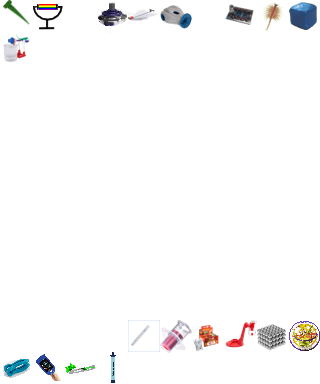
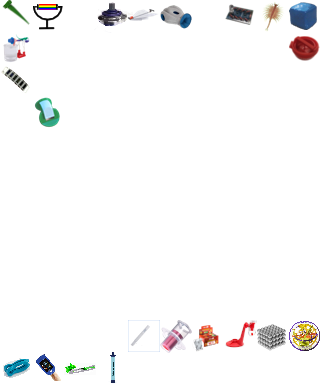
Revision of a layered 320 x 384 image; what changed, layer by layer:
added layer "66_Nasenflöte" above "55_Thermometerband" over [1, 66, 60, 128]
added layer "55_Thermometerband" above "54_Gefüllte Burger" over [1, 36, 320, 128]
added layer "54_Gefüllte Burger" above "Gadget 50 Cartesische Taucher" over [289, 36, 320, 61]
painted on "Gadget 4" over [1, 66, 60, 128]
